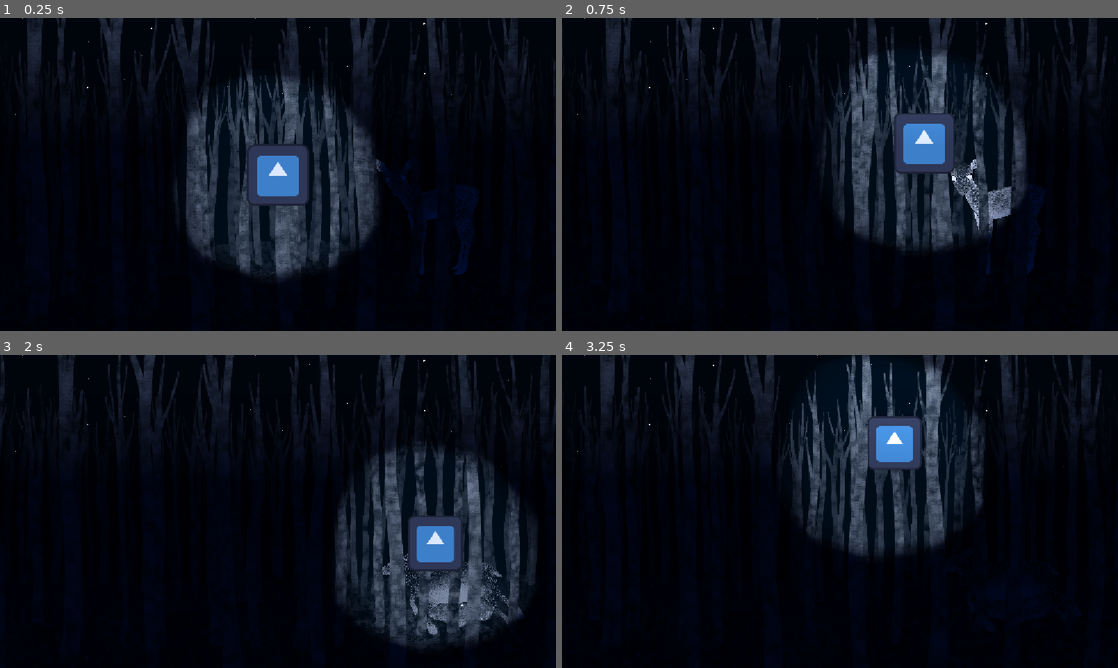
Above: before the commit, frames 1-4 (two rows, left to right).
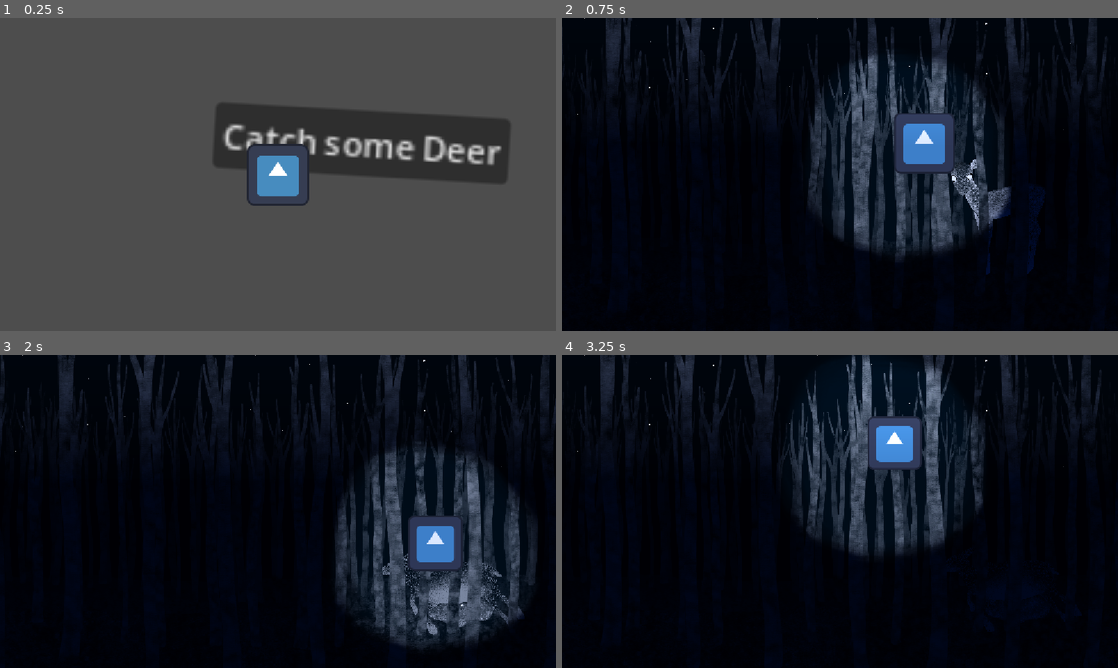
Above: after the commit, the same moments.

Repository: Fionn-the-goose/deer-hunting
Game: Godot game, scene res://assets/scenes/menu.tscn
Same seed, same stepped clock (60 frames per second), same inputs: the game is played once before the commit and once after it. Before the commit the project starts from res://assets/scenes/play_scene.tscn. The engine's default icon, where the game draws it, is replaced by a stand-in: a white triangle on a blue panel in a dark square. Video files are missing from this copy of the repository; at most half a second of black plays in their place.
Inputs (mouse positions are in pixels of both pictures, inside the frame that each line leads up to):
- Up to frame 1 (0.25 s): no input
- Up to frame 2 (0.75 s): click (923, 143) at 0.5 s, where only the run after the commit has a clickable "Catch some Deer"
- Up to frame 3 (2 s): tap Enter at 1.25 s; move the mouse to (433, 542) at 1.27 s; press the mouse at (433, 542) at 1.28 s
- Up to frame 4 (3.25 s): tap Space at 2 s; move the mouse to (728, 527) at 2.02 s; release the mouse at (728, 527) at 2.03 s; click (728, 527) at 2.1 s; move the mouse to (895, 442) at 2.77 s; press the mouse at (895, 442) at 2.78 s

The runs differ from the first frame. In frame 1, 95% of the frame differs, in the area x 0-100%, y 0-100%; in frame 2, 2.7%; in frame 3, less than 0.1%; in frame 4, less than 0.1%.

Commit message:
car scene

Diff:
--- /dev/null
+++ b/oh-dear/assets/scenes/animation/new_animation.tres
@@ -0,0 +1,3 @@
+[gd_resource type="Animation" format=3 uid="uid://djkfjx7twlk4g"]
+
+[resource]
--- a/oh-dear/assets/scenes/menu.tscn
+++ b/oh-dear/assets/scenes/menu.tscn
@@ -1,9 +1,20 @@
 [gd_scene format=3 uid="uid://c23w4ig3hdy3k"]
 
 [ext_resource type="Script" uid="uid://cjm58sb1woum5" path="res://assets/scenes/menu.gd" id="1_8omcj"]
+[ext_resource type="VideoStream" uid="uid://bpyx3atln4kw2" path="res://assets/background/car.ogv" id="2_8aat6"]
 
 [node name="menu" type="Node2D" unique_id=185178471]
 script = ExtResource("1_8omcj")
+
+[node name="VideoStreamPlayer" type="VideoStreamPlayer" parent="." unique_id=134339467]
+offset_left = -486.0
+offset_top = -94.0
+offset_right = 3354.0
+offset_bottom = 1526.0
+scale = Vector2(0.55533993, 0.55533993)
+stream = ExtResource("2_8aat6")
+autoplay = true
+loop = true
 
 [node name="Button" type="Button" parent="." unique_id=1915577796]
 offset_left = 444.00003
--- a/oh-dear/project.godot
+++ b/oh-dear/project.godot
@@ -11,7 +11,7 @@
 [application]
 
 config/name="oh_dear"
-run/main_scene="uid://dvj0v2nc2vr2x"
+run/main_scene="uid://c23w4ig3hdy3k"
 config/features=PackedStringArray("4.7", "Forward Plus")
 config/icon="res://icon.svg"
 
Not shown, added: oh-dear/assets/background/car scene 1.png.import
Not shown, added: oh-dear/assets/background/car scene 2.png.import
Not shown, added: oh-dear/assets/background/car scene 3.png.import
Not shown, added: oh-dear/assets/background/car scene 4.png.import
Not shown, added: oh-dear/assets/background/car.ogv.uid
Not shown, added: oh-dear/assets/background/car.mp4
Not shown, added: oh-dear/assets/background/car.ogv
